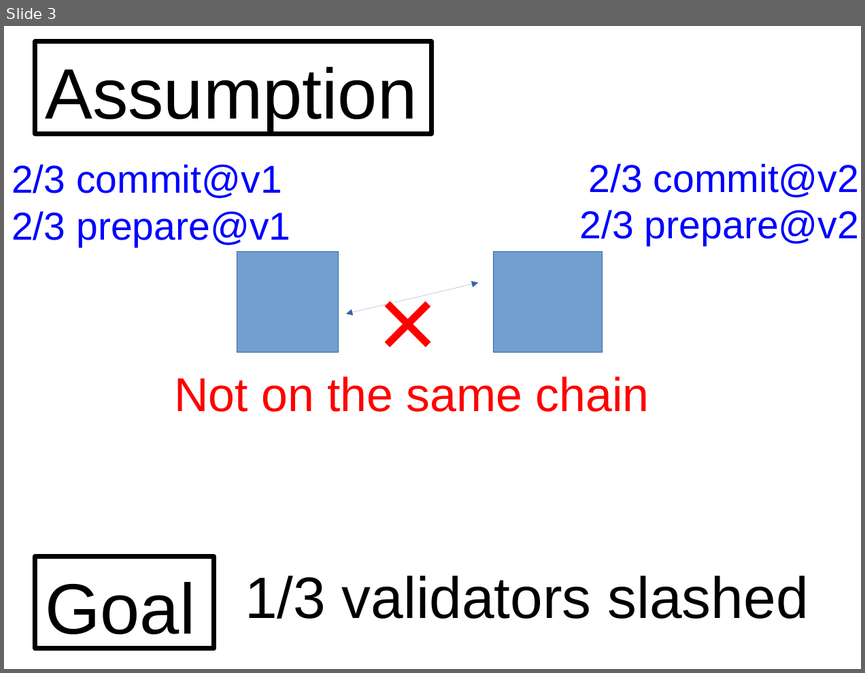
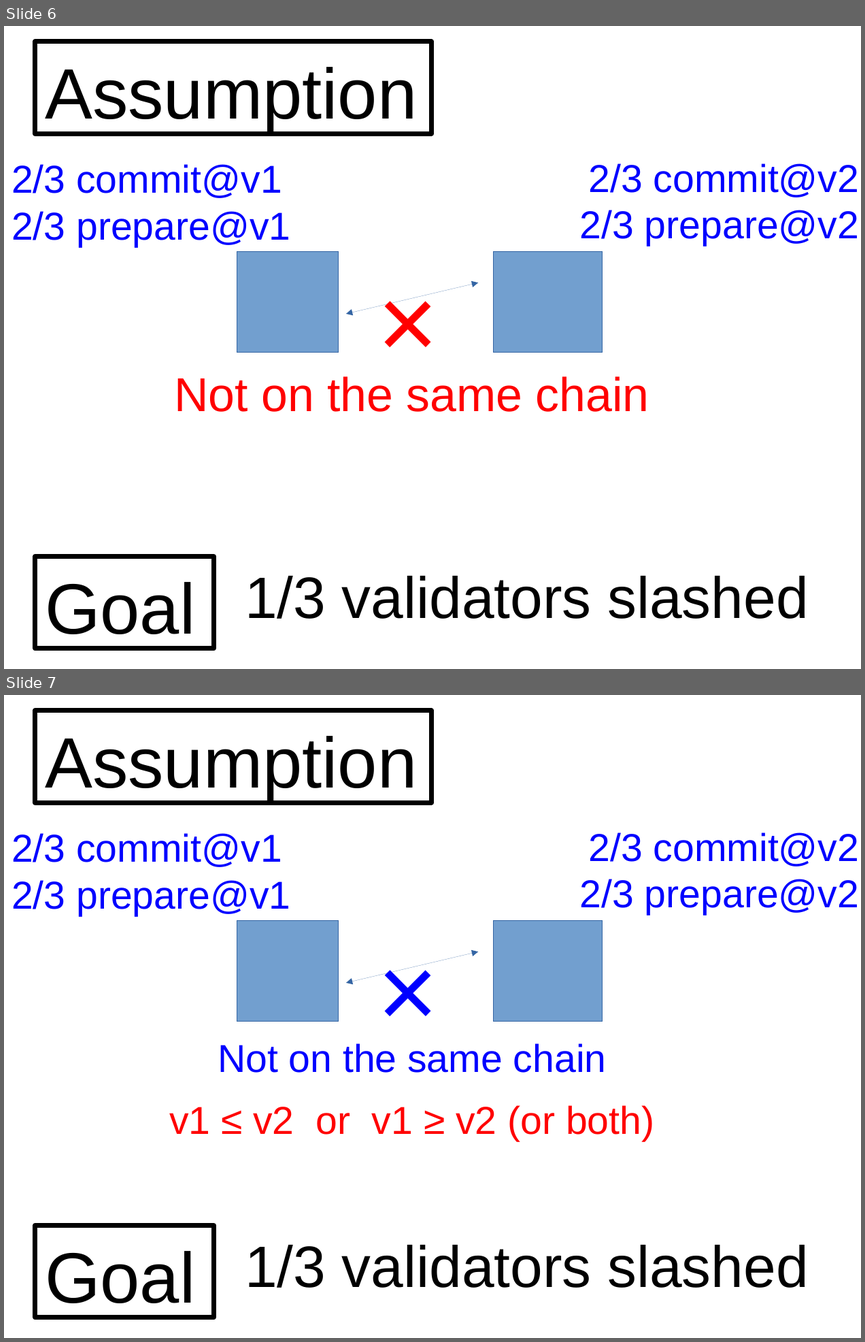
Before and after one commit to palmskog/pos, a slide deck: slide.odp. Shown one above the other, each under a label of ours: slide 3 before the commit, slides 6 and 7 after it. The pictures are 865x673 and 865x1342 pixels, drawn with LibreOffice and Linux fonts; fonts in the diff are those of the drawing. Boxes give left, top, right and bottom in pixels: in the first picture for what was removed or moved away, otherwise in the second. Text is boxed around its words. In the diff, an @@ line names an element or a change of style, - is before the commit and + after.

Commit message:
More slides

```diff
--- a/slide.odp
+++ b/slide.odp
@@ slide 7 added at (4,695,861,1338), background #FFFFFF @@
@@ rectangle added at (35,711,432,802), outline #000000 4.31 pt, 66 pt, text #000000 @@
+Assumption
@@ text added at (11,833,290,916), 36 pt, text #0000FF @@
+2/3 commit@v1
+2/3 prepare@v1
@@ text added at (580,832,859,915), 36 pt, text #0000FF @@
+2/3 commit@v2
+2/3 prepare@v2
@@ rectangle added at (237,921,339,1021), fill #729FCF, outline #3465A4 0 pt @@
@@ text added at (354,921,463,1060), 96 pt, text #0000FF @@
+×
@@ rectangle added at (494,921,602,1021), fill #729FCF, outline #3465A4 0 pt @@
@@ double arrow added from (346, 983) to (478, 951), #3465A4 0 pt @@
@@ text added at (218,1043,606,1072), 36 pt, text #0000FF @@
+Not on the same chain
@@ text added at (169,1105,654,1141), 36 pt, text #FF0000 @@
+v1 ≤ v2 or v1 ≥ v2 (or both)
@@ rectangle added at (35,1225,214,1317), outline #000000 4.31 pt, 66 pt, text #000000 @@
+Goal
@@ text added at (245,1244,808,1287), 54 pt, text #000000 @@
+1/3 validators slashed
@@ what was slide 3 is now slide 6 @@
```
Also in this commit, not shown: 9 other slides added.
